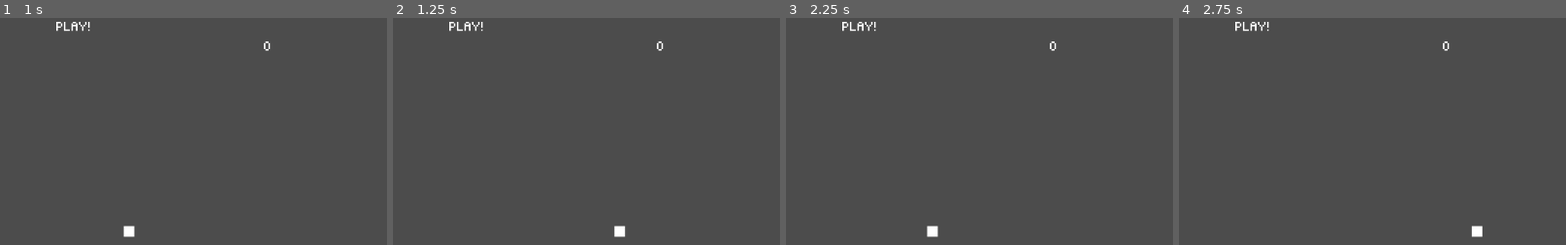
Above: before the commit, frames 1-4 (left to right).
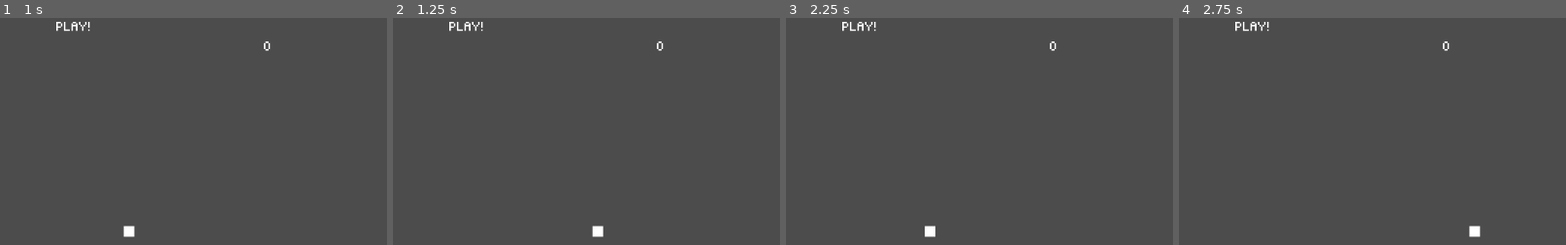
Above: after the commit, the same moments.

Repository: GenreShinobi/Ping-Bing
Game: Godot game, scene res://game.tscn
Two runs of this game, one before a commit and one after it. Both use one fixed random seed, a clock stepped at 60 frames per second and the inputs below.
Inputs:
- Up to frame 1 (1 s): tap Space at 0.5, 0.77 s; hold W from 0.53 s (still down)
- Up to frame 2 (1.25 s): keep holding W
- Up to frame 3 (2.25 s): release W at 1.28 s; hold S 1.28-2.03 s; tap Space at 1.52, 2 s; hold W from 2.03 s (still down)
- Up to frame 4 (2.75 s): keep holding W
The pictures show only the part of the screen within x 40-90%, y 3-53%; the shares and areas given below are measured in that part.

Frame 1 is identical in both runs. In frame 2, 0.3% of the frame differs, in the area x 51-61%, y 91-97%; in frame 3, less than 0.1%; in frame 4, less than 0.1%.

Commit message:
Fix for the ball moving outside of the play state

Diff:
--- a/game/ball/ball.gd
+++ b/game/ball/ball.gd
@@ -28,18 +28,6 @@
 				speed = speed * Vector2(1, -1)
 
 
-func _process(delta :float):
-	var fps = Engine.get_frames_per_second()
-	var lerp_interval = speed / fps
-	var lerp_position = global_transform.origin + lerp_interval
-
-	if fps > 60:
-		set_as_toplevel(true)
-		global_transform.origin = global_transform.origin.linear_interpolate(lerp_position, 20 * delta)
-	else:
-		global_transform = global_transform
-		set_as_toplevel(false)
-
 func setStartingPosition() -> void:
 	position = starting_position
 
--- a/game/project.godot
+++ b/game/project.godot
@@ -21,7 +21,7 @@
 
 [editor_plugins]
 
-enabled=PoolStringArray( "res://addons/ridiculous_coding/plugin.cfg" )
+enabled=PoolStringArray(  )
 
 [physics]
 
